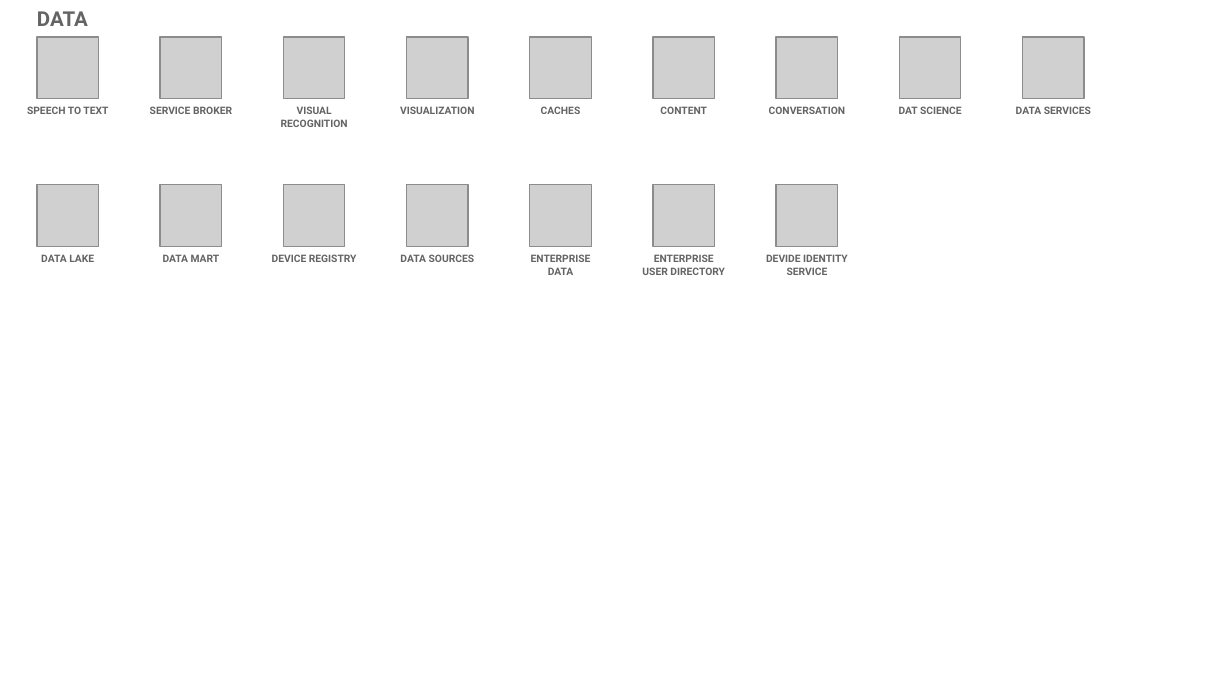
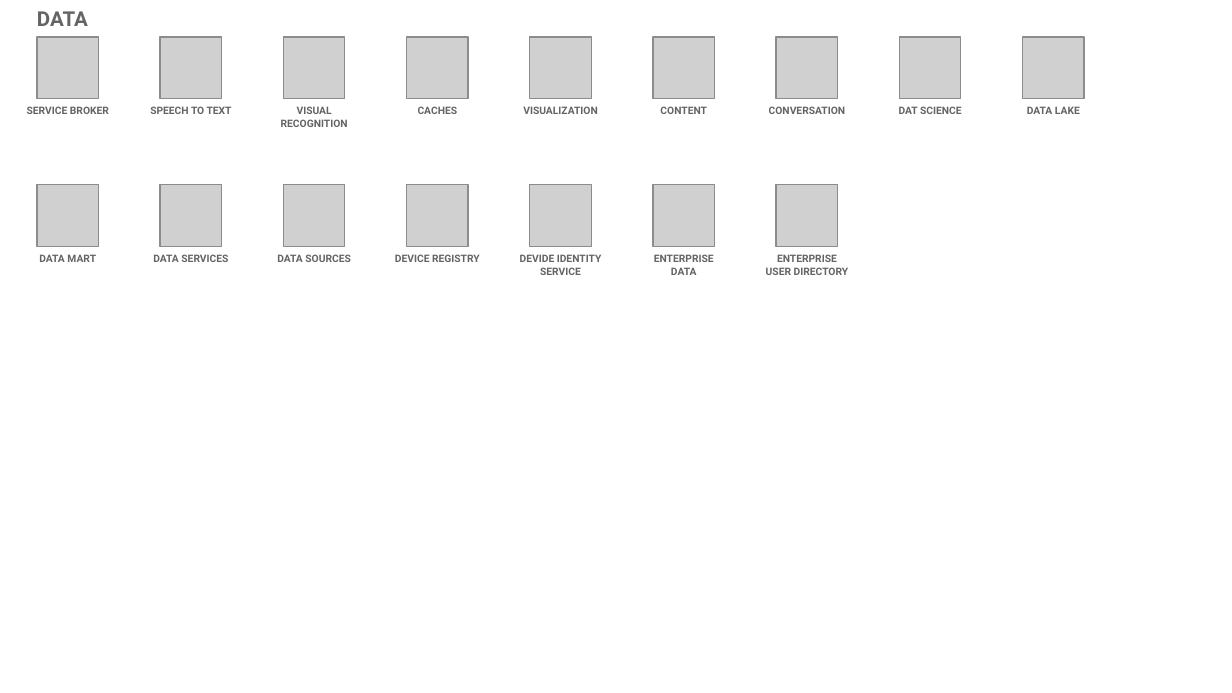
Before and after one commit to l2fprod/myarchitecture, a slide deck: slide 15 of mycatalog-architecture-diagram-template.pptx. Drawn at 1232x693 pixels with LibreOffice and Linux fonts; fonts in the diff are those of the drawing; grey boxes stand for pictures. Boxes give left, top, right and bottom in pixels: in the first picture for what was removed or moved away, otherwise in the second. Text is boxed around its words. In the diff, an @@ line names an element or a change of style, - is before the commit and + after.

```diff
--- a/mycatalog-architecture-diagram-template.pptx
+++ b/mycatalog-architecture-diagram-template.pptx
@@ text at (x1=1027, y1=106, x2=1080, y2=114): text changed @@
-DATA SERVICES
+DATA LAKE
@@ text at (x1=39, y1=254, x2=96, y2=262): text changed @@
-DATA LAKE
+DATA MART
@@ text at (x1=153, y1=254, x2=228, y2=262): text changed @@
-DATA MART
+DATA SERVICES
@@ 3 texts moved together from (x1=150, y1=106, x2=581, y2=262) to (x1=27, y1=106, x2=458, y2=262) @@
@@ 3 texts moved together from (x1=27, y1=106, x2=474, y2=262) to (x1=150, y1=106, x2=597, y2=262) @@
@@ text at (x1=520, y1=254, x2=602, y2=275): text changed @@
-ENTERPRISE DATA
+DEVIDE IDENTITY SERVICE
@@ text at (x1=654, y1=254, x2=714, y2=275): text changed @@
-ENTERPRISE USER DIRECTORY
+ENTERPRISE DATA
@@ text at (x1=766, y1=254, x2=849, y2=275): text changed @@
-DEVIDE IDENTITY SERVICE
+ENTERPRISE USER DIRECTORY
```
Also in this commit, not shown: 13 other slides changed.
